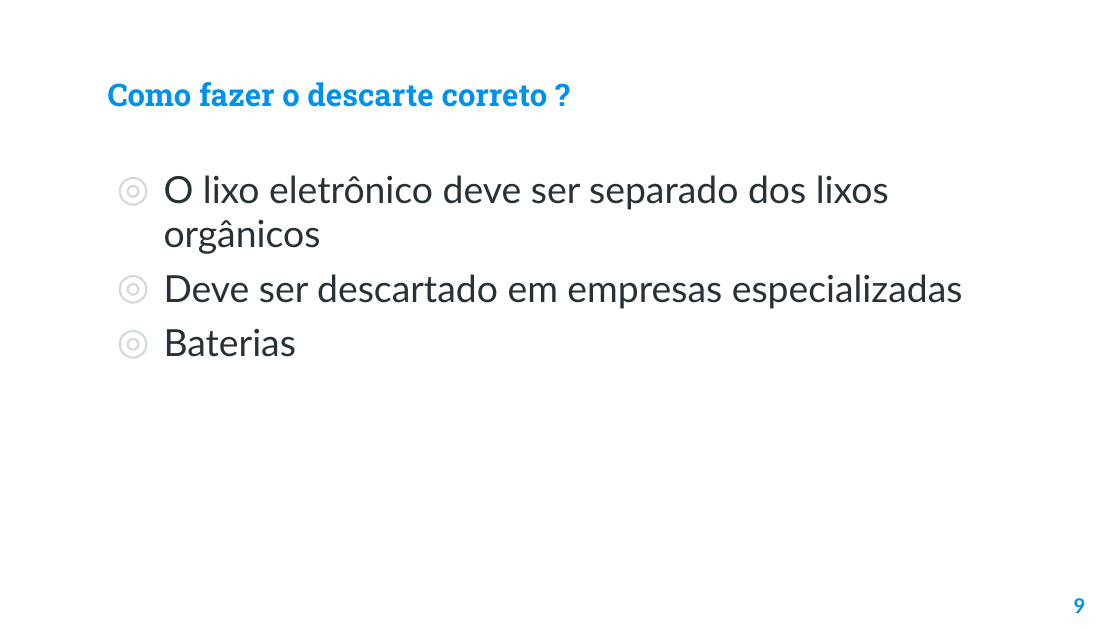
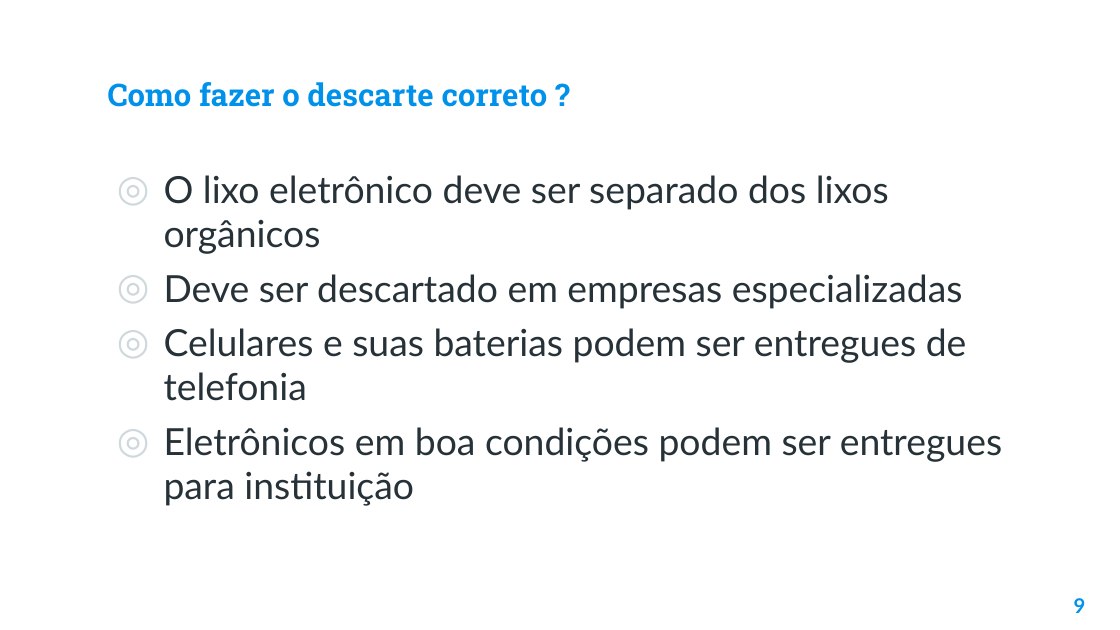
Before and after one commit to evelynsantosbandtec/site-pessoal, a slide deck: slide 9 of socio/Cordelia · SlidesCarnival.pptx. Drawn at 1120x630 pixels with LibreOffice and Linux fonts; fonts in the diff are those of the drawing; background and template pictures are left out. Boxes give left, top, right and bottom in pixels: in the first picture for what was removed or moved away, otherwise in the second. Text is boxed around its words. In the diff, an @@ line names an element or a change of style, - is before the commit and + after.

```diff
--- a/socio/Cordelia · SlidesCarnival.pptx
+++ b/socio/Cordelia · SlidesCarnival.pptx
@@ text at <box>164,328,1002,506</box>: text changed @@
-◎ Baterias
+◎ Celulares e suas baterias podem ser entregues de telefonia
+◎ Eletrônicos em boa condições podem ser entregues para instituição
```
Also in this commit, not shown: 1 slide added, 1 slide removed, 2 other files.
